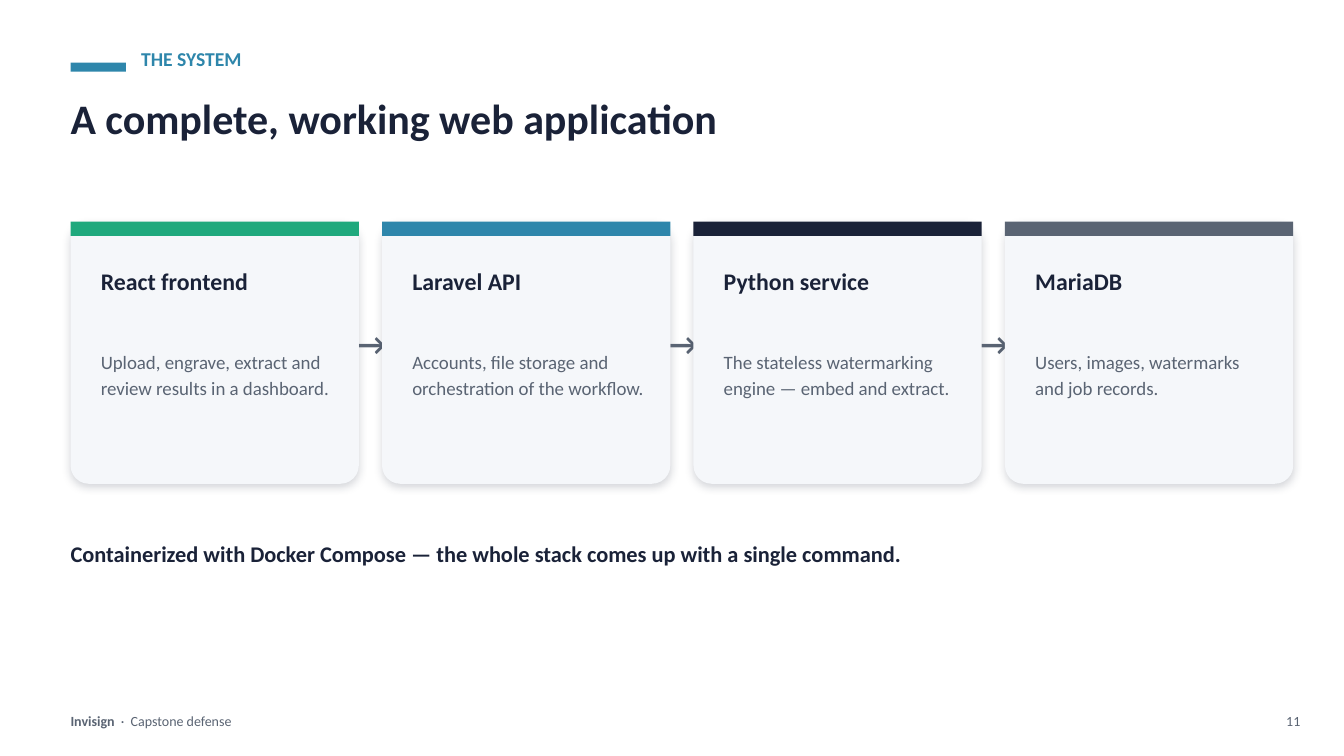
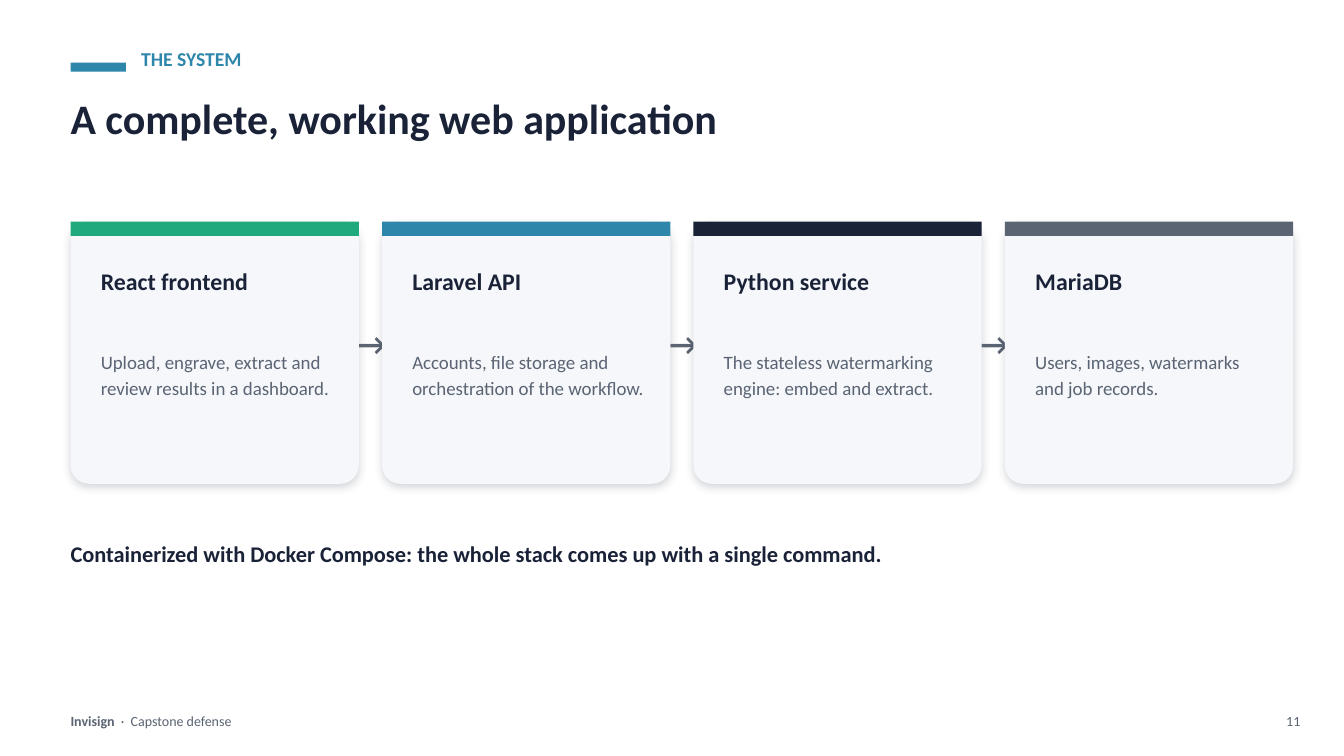
Before and after one commit to fvaldes0109/invisign, a slide deck: slide 11 of Invisign-Defense.pptx. Drawn at 1344x756 pixels with LibreOffice and Linux fonts; fonts in the diff are those of the drawing. Boxes give left, top, right and bottom in pixels: in the first picture for what was removed or moved away, otherwise in the second. Text is boxed around its words. In the diff, an @@ line names an element or a change of style, - is before the commit and + after.

```diff
--- a/Invisign-Defense.pptx
+++ b/Invisign-Defense.pptx
@@ text at [724, 356, 933, 398]: text changed @@
-The stateless watermarking engine — embed and extract.
+The stateless watermarking engine: embed and extract.
@@ text at [71, 546, 882, 566]: text changed @@
-Containerized with Docker Compose — the whole stack comes up with a single command.
+Containerized with Docker Compose: the whole stack comes up with a single command.
```
Also in this commit, not shown: 11 other slides changed, 4 other files.
